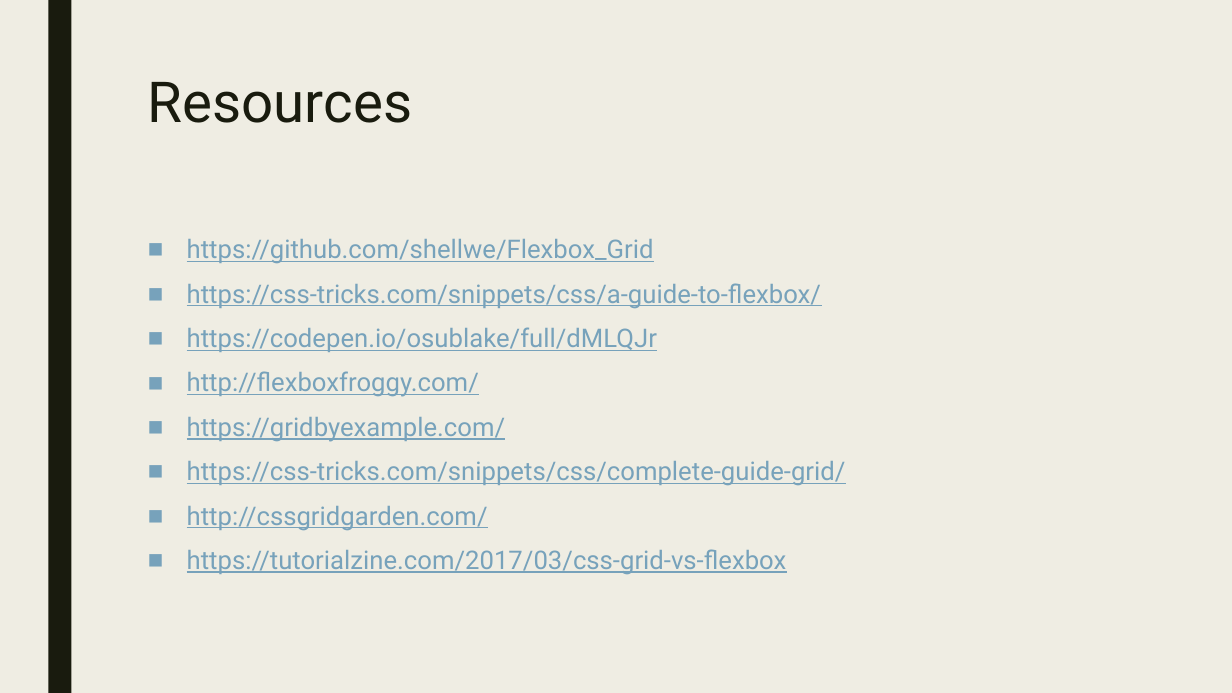
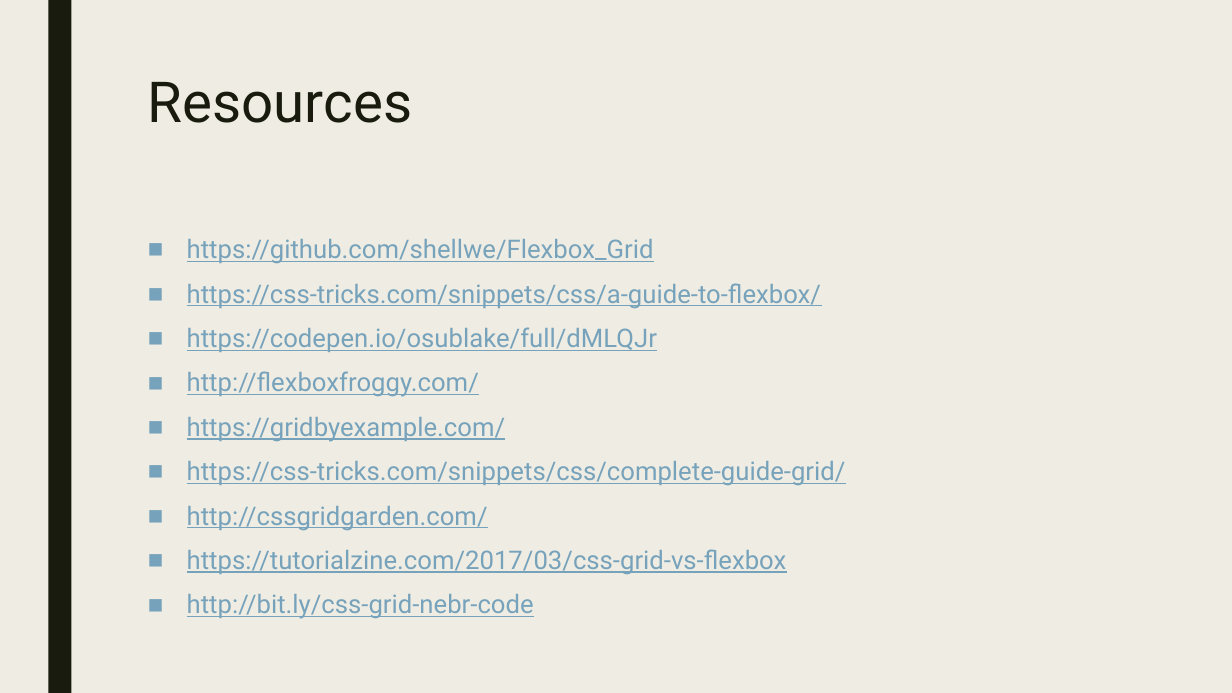
Before and after one commit to shellwe/Flexbox_Grid, a slide deck: slide 4 of Flexbox and Grid.pptx (slide 5 before the commit). Drawn at 1232x693 pixels with LibreOffice and Linux fonts; fonts in the diff are those of the drawing. Boxes give left, top, right and bottom in pixels: in the first picture for what was removed or moved away, otherwise in the second. Text is boxed around its words. In the diff, an @@ line names an element or a change of style, - is before the commit and + after.

```diff
--- a/Flexbox and Grid.pptx
+++ b/Flexbox and Grid.pptx
@@ text at (187,594,534,619): paragraph added @@
+■ http://bit.ly/css-grid-nebr-code
```
Also in this commit, not shown: 1 other slide changed, 1 slide added, 2 slides removed, 3 other files.
